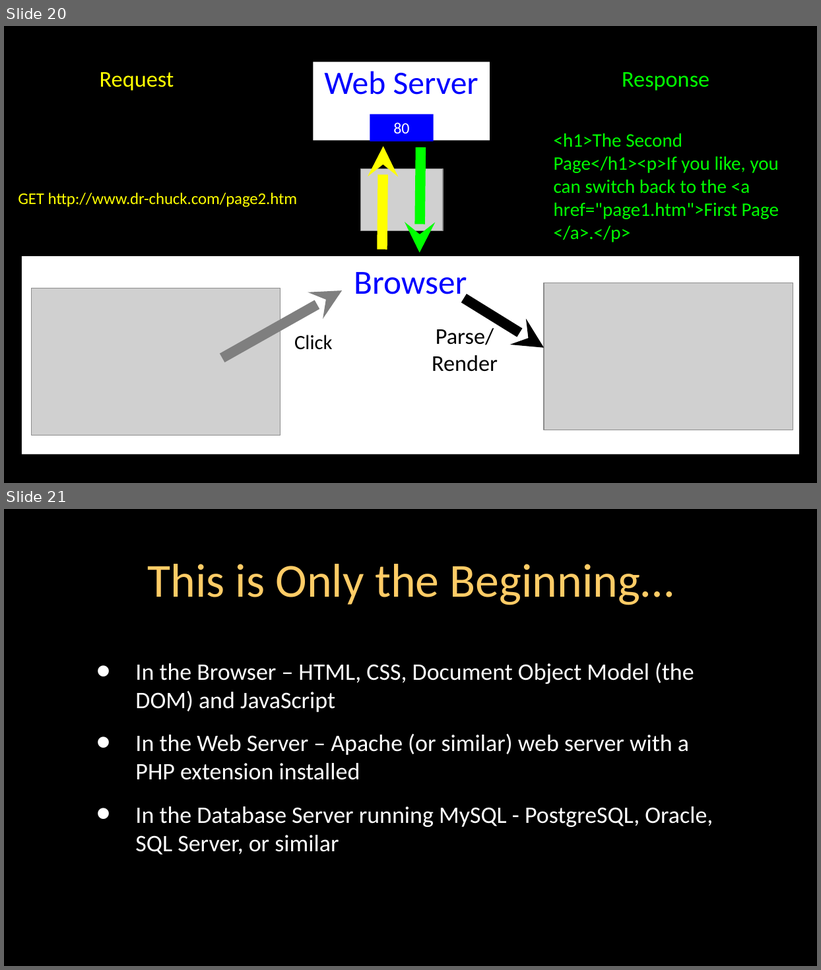
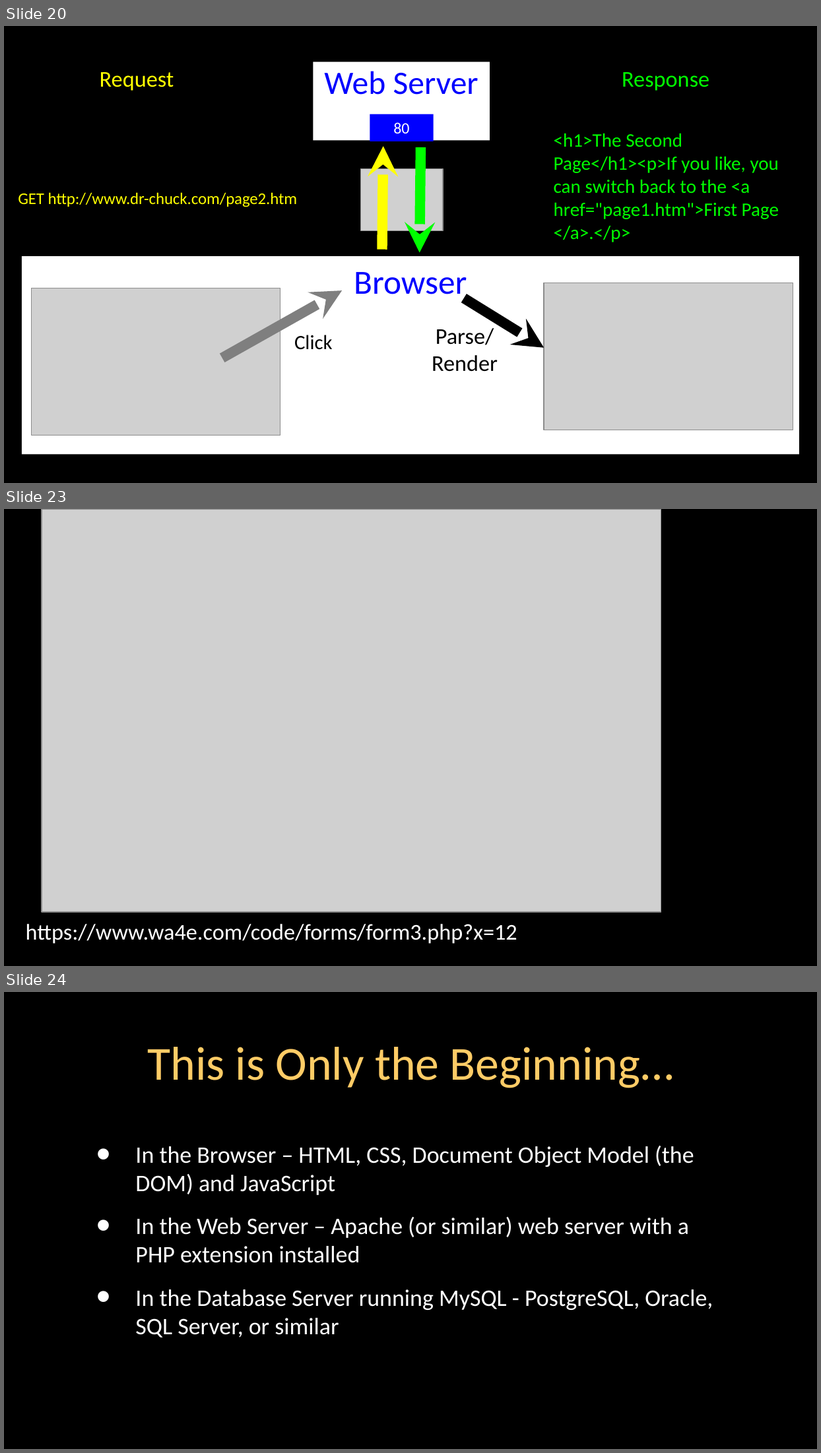
Before and after one commit to csev/dj4e, a slide deck: lectures/Web-01-HTTP.ppt. Shown one above the other, each under a label of ours: slides 20 and 21 before the commit, slides 20, 23 and 24 after it; the slides between them are not shown. The pictures are 821x970 and 821x1453 pixels, drawn with LibreOffice and Linux fonts; fonts in the diff are those of the drawing; grey boxes stand for pictures. Boxes give left, top, right and bottom in pixels: in the first picture for what was removed or moved away, otherwise in the second. Text is boxed around its words. In the diff, an @@ line names an element or a change of style, - is before the commit and + after.

```diff
--- a/lectures/Web-01-HTTP.ppt
+++ b/lectures/Web-01-HTTP.ppt
@@ slide 23 added at (x1=4, y1=509, x2=817, y2=966), background #000000; not listed: 1 template element that a slide beside it also shows @@
@@ picture added at (x1=42, y1=509, x2=661, y2=912) @@
@@ text added at (x1=26, y1=924, x2=517, y2=944), 20 pt, text #FFFFFF @@
+https://www.wa4e.com/code/forms/form3.php?x=12
@@ what was slide 21 is now slide 24 @@
```
Also in this commit, not shown: 2 other slides added, 5 other files.
